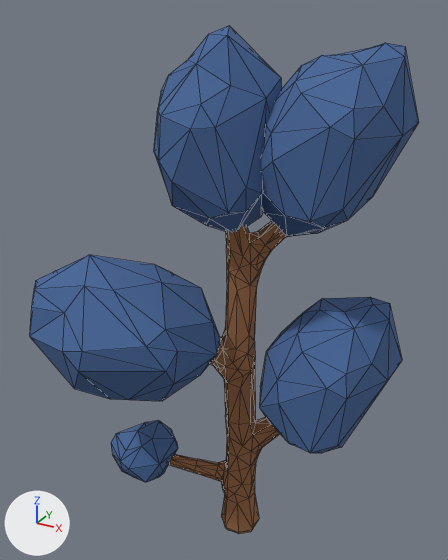
An edit to the glTF model assets/models/trees/tree-winter-complete/tree-winter-complete-11-003.glb, drawn before and after from the same camera.
Camera for both pictures: a 50 mm lens placed at (1.07, -1.65, 6.26), pointed at (0.03, 0.24, 5.32). Arrows for +X, +Y and +Z are at lower left; the lights stay in place. The picture after the commit comes second. Mesh edges are drawn as thin lines. Where no turn or scale is listed for an object, it has been applied to the vertices. Vertices at exactly the same position are counted once.
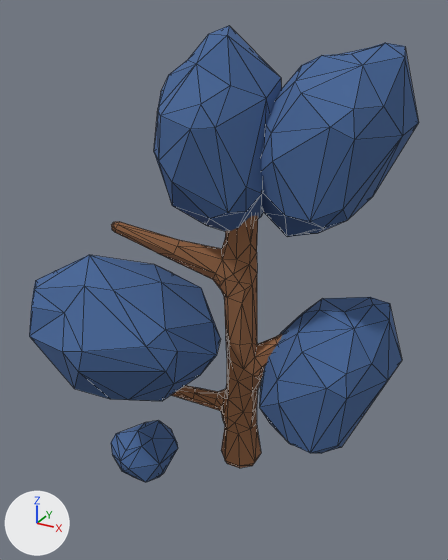
The newer file is also turned or shifted as a whole; pictures and numbers use the older file's frame.

Changed parts and their boxes (x1, y1, x2, y2) in the pictures (448 x 560 px):
'Object_423', moved: before (169, 221, 287, 534); after (111, 216, 283, 468)

Patch to the scene script:
```diff
--- a/assets/models/trees/tree-winter-complete/tree-winter-complete-11-003.glb.py
+++ b/assets/models/trees/tree-winter-complete/tree-winter-complete-11-003.glb.py
@@ me_object_234 @@
 # used by ob_object_423; location = (0.062, 0.225, 4.897)
-me_object_234.from_pydata(...)  # 288 vertices, 572 faces; spans x -0.4..0.37, y -0.19..0.17, z -0.78..0.83
+me_object_234.from_pydata(...)  # 288 vertices, 572 faces; spans x -0.4..0.37, y -0.19..0.17, z -0.41..1.2
+# me_object_234 part 1: the whole mesh is moved by (0.0, 0.0, 0.37)
 me_object_234.materials.append(mat_brown_002)
```
